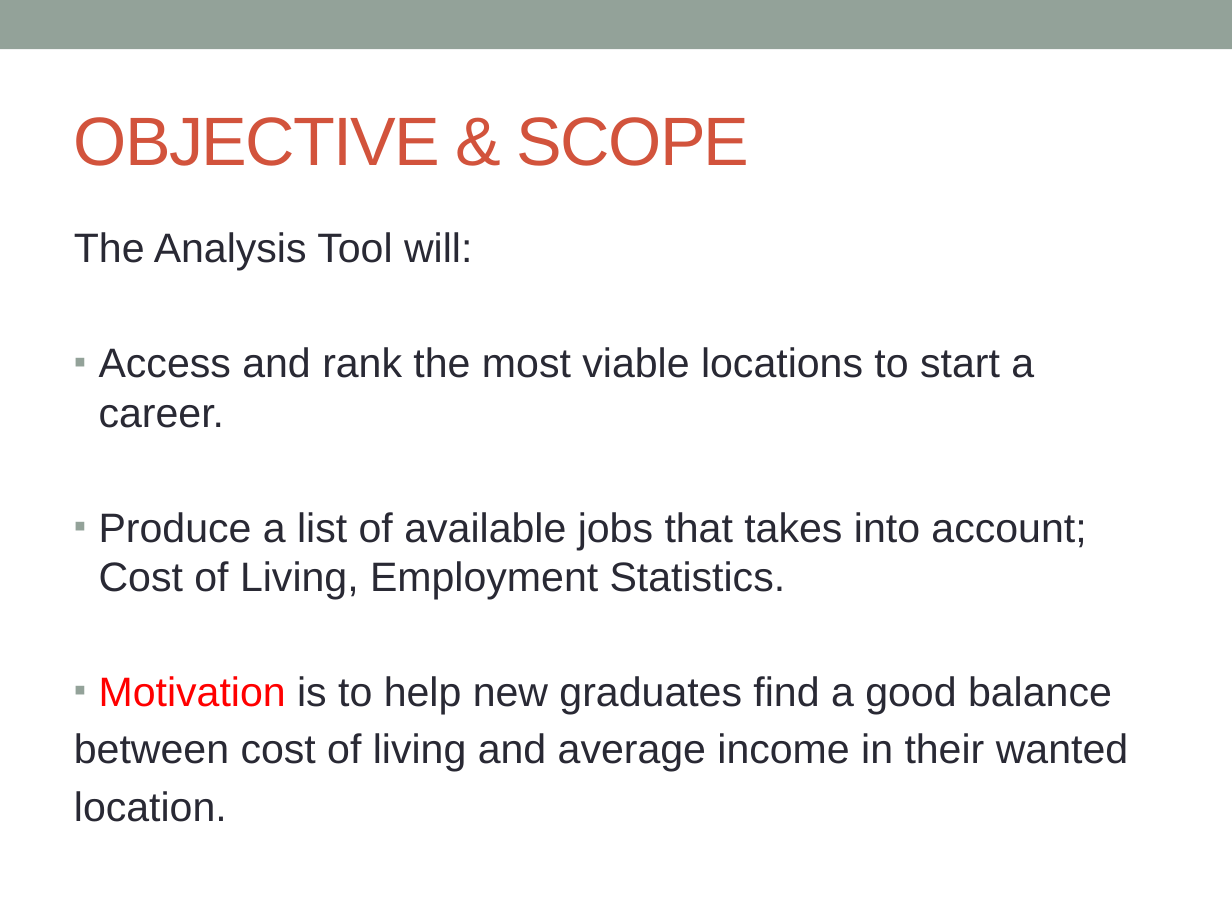
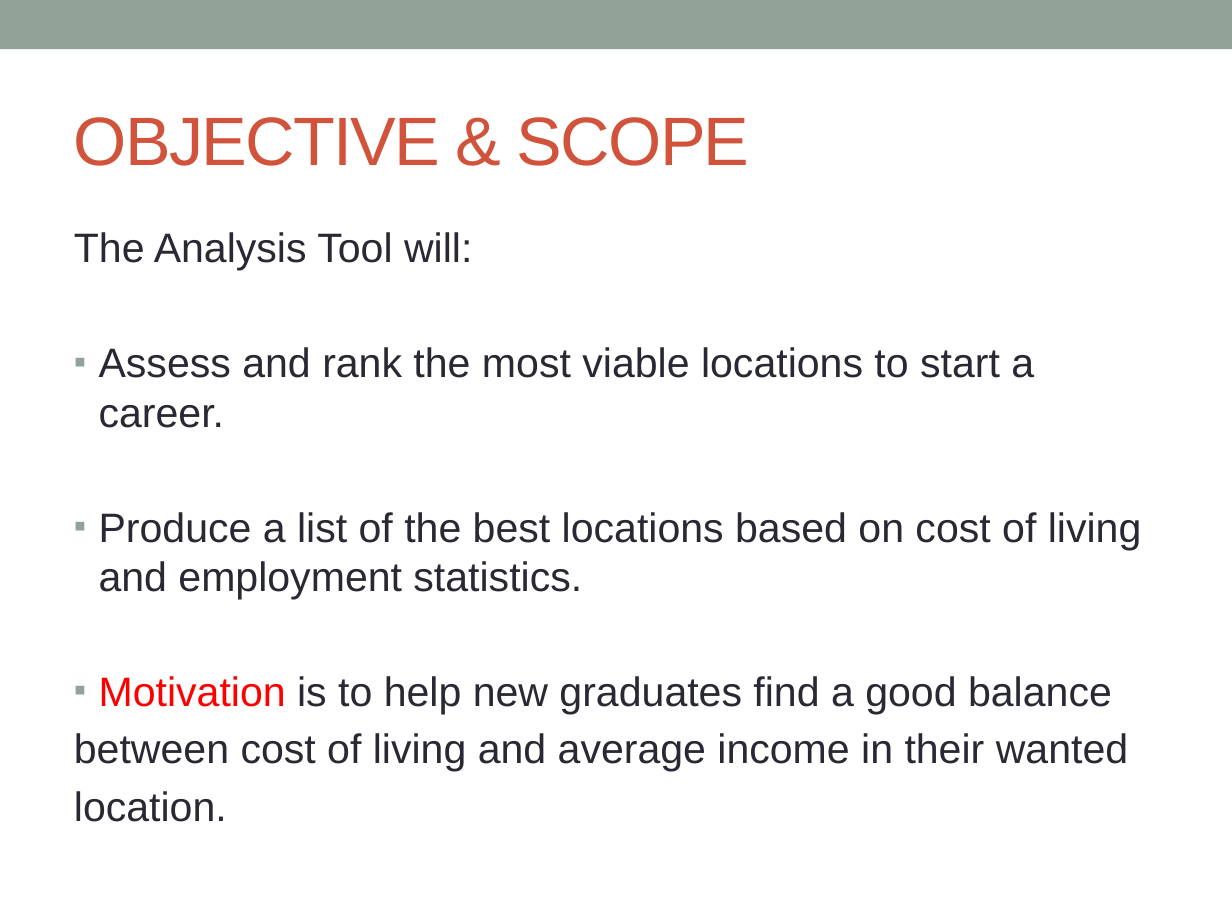
Before and after one commit to palmerst/AnalysisTool, a slide deck: slide 4 of Group32_ProjectPresentation.pptx. Drawn at 1232x924 pixels with LibreOffice and Linux fonts; fonts in the diff are those of the drawing. Boxes give left, top, right and bottom in pixels: in the first picture for what was removed or moved away, otherwise in the second. Text is boxed around its words. In the diff, an @@ line names an element or a change of style, - is before the commit and + after.

Commit message:
presentation update

```diff
--- a/Group32_ProjectPresentation.pptx
+++ b/Group32_ProjectPresentation.pptx
@@ text at (x1=99, y1=347, x2=1142, y2=599): text changed @@
-▪ Access and rank the most viable locations to start a career.
-▪ Produce a list of available jobs that takes into account; Cost of Living, Employment Statistics.
+▪ Assess and rank the most viable locations to start a career.
+▪ Produce a list of the best locations based on cost of living and employment statistics.
```
Also in this commit, not shown: 3 other slides changed, 2 slides added, 1 other file.
